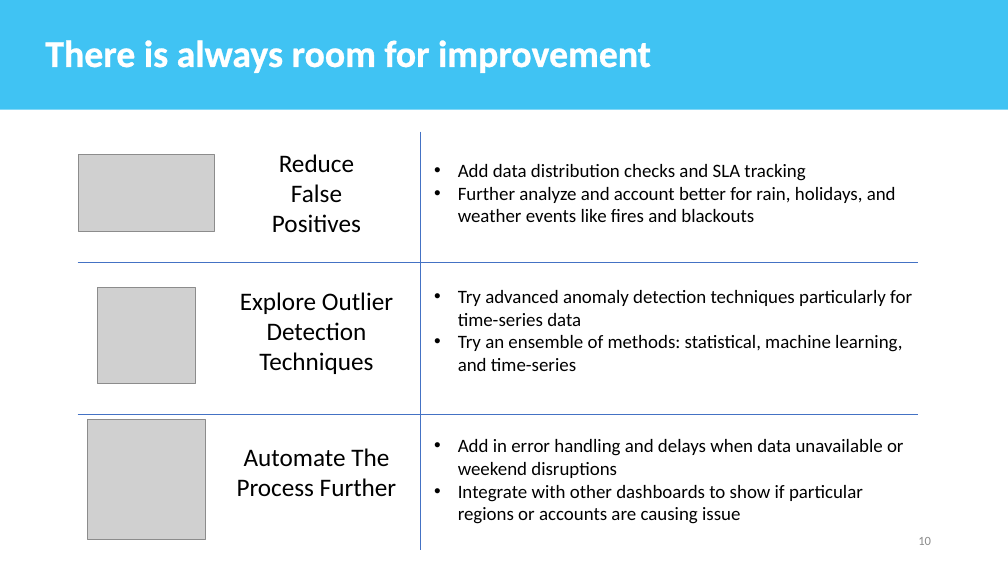
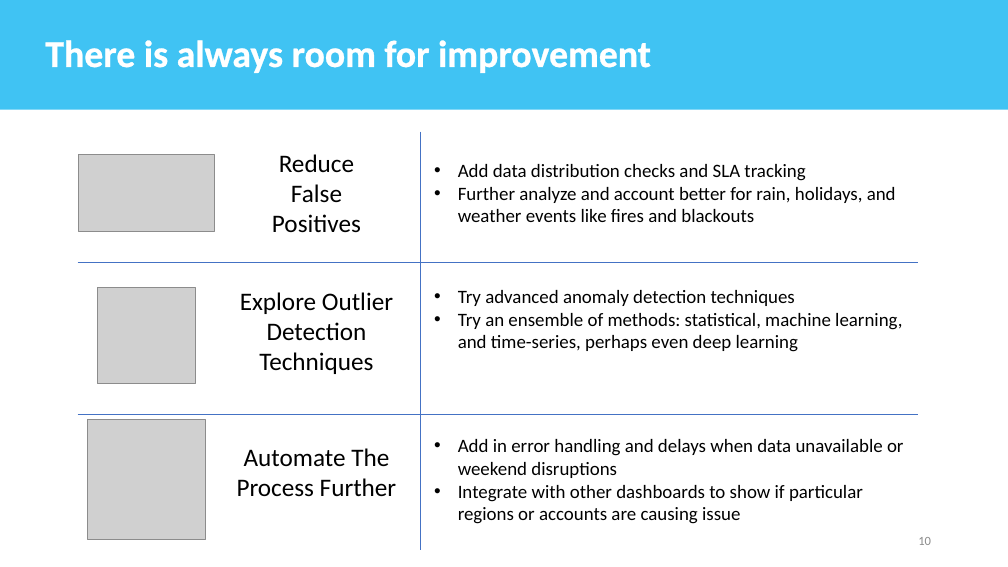
Before and after one commit to hzmotiwala/Project-Demos, a slide deck: slide 10 of snowflake_presentation/Snowflake_Presentation.pptx. Drawn at 1008x567 pixels with LibreOffice and Linux fonts; fonts in the diff are those of the drawing; grey boxes stand for pictures. Boxes give left, top, right and bottom in pixels: in the first picture for what was removed or moved away, otherwise in the second. Text is boxed around its words. In the diff, an @@ line names an element or a change of style, - is before the commit and + after.

```diff
--- a/snowflake_presentation/Snowflake_Presentation.pptx
+++ b/snowflake_presentation/Snowflake_Presentation.pptx
@@ text at (458, 290, 902, 352): text changed @@
-• Try advanced anomaly detection techniques particularly for time-series data
-• Try an ensemble of methods: statistical, machine learning, and time-series
+• Try advanced anomaly detection techniques
+• Try an ensemble of methods: statistical, machine learning, and time-series, perhaps even deep learning
```
Also in this commit, not shown: 1 other file.
